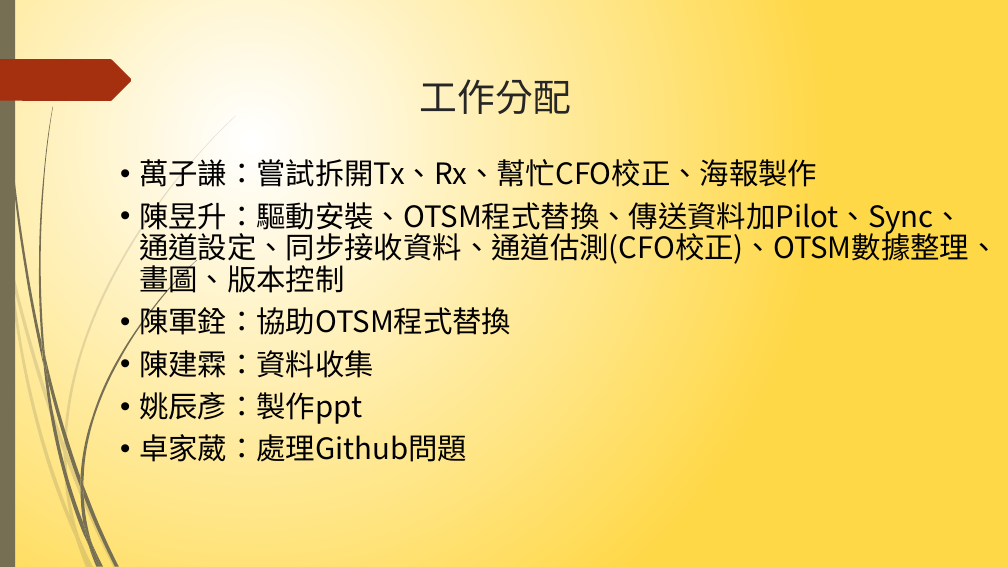
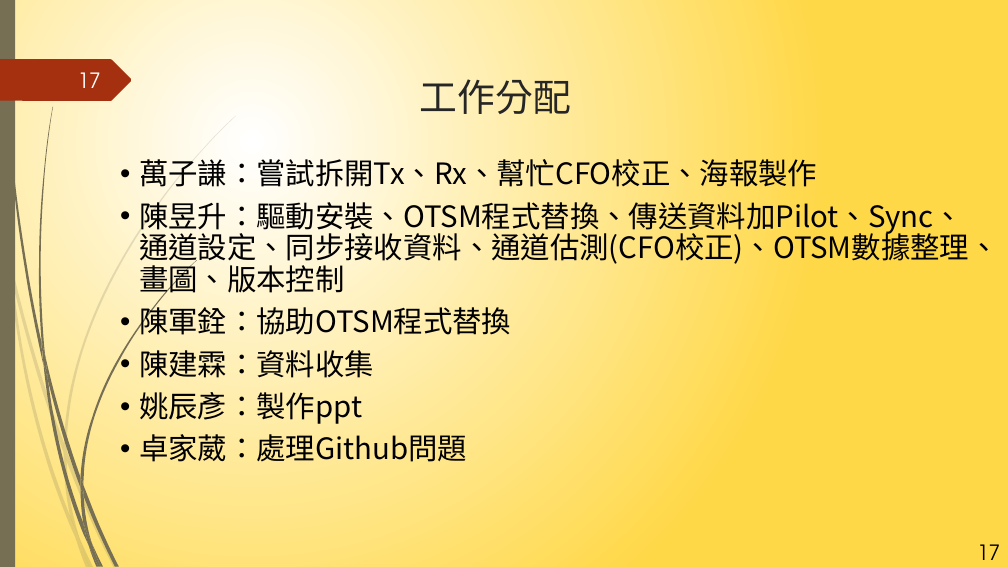
Before and after one commit to NIUWCSP/OTSM, a slide deck: slide 17 of report/以SDR實現OTSM通訊技術.pptx. Drawn at 1008x567 pixels with LibreOffice and Linux fonts; fonts in the diff are those of the drawing. Boxes give left, top, right and bottom in pixels: in the first picture for what was removed or moved away, otherwise in the second. Text is boxed around its words. In the diff, an @@ line names an element or a change of style, - is before the commit and + after.

```diff
--- a/report/以SDR實現OTSM通訊技術.pptx
+++ b/report/以SDR實現OTSM通訊技術.pptx
@@ page number added at [78,72,101,88], 20 pt, text #FEFFFF @@
+17
@@ page number added at [977,544,1000,560], 20 pt, text #000000 @@
+17
```
Also in this commit, not shown: 19 other slides changed.
